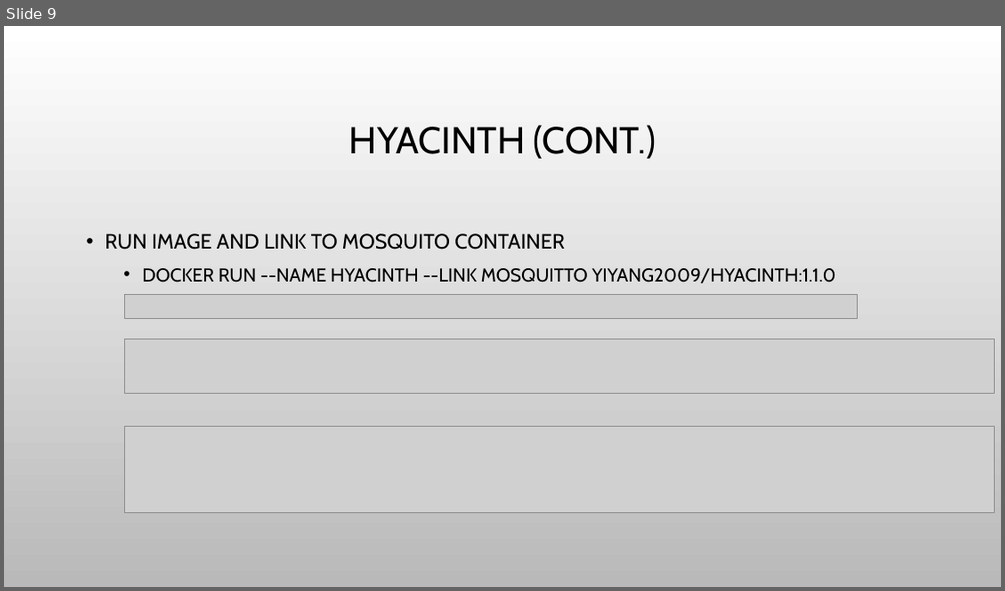
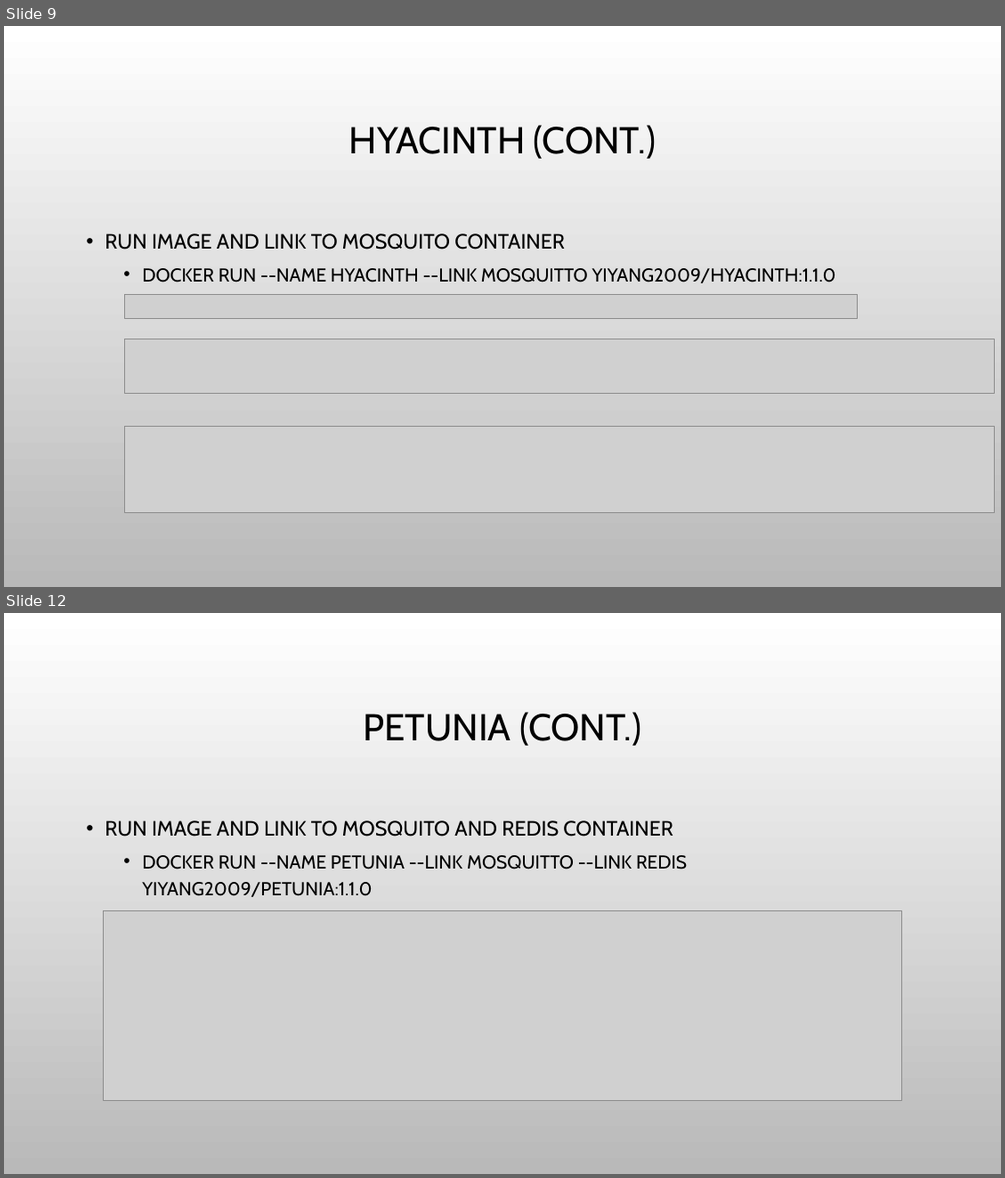
Before and after one commit to haixiang1977/iris, a slide deck: Docker architect.pptx. Shown one above the other, each under a label of ours: slide 9 before the commit, slides 9 and 12 after it; the slides between them are not shown. The pictures are 1005x591 and 1005x1178 pixels, drawn with LibreOffice and Linux fonts; fonts in the diff are those of the drawing; grey boxes stand for pictures; background and template pictures are left out. Boxes give left, top, right and bottom in pixels: in the first picture for what was removed or moved away, otherwise in the second. Text is boxed around its words. In the diff, an @@ line names an element or a change of style, - is before the commit and + after.

Commit message:
Update Petunia

```diff
--- a/Docker architect.pptx
+++ b/Docker architect.pptx
@@ slide 12 added at bbox=[4, 613, 1001, 1174], background picture (left out) @@
@@ title added at bbox=[364, 712, 641, 746], 36 pt, text #000000 @@
+PETUNIA (CONT.)
@@ text added at bbox=[105, 820, 687, 911], 18 pt, text #000000 @@
+• RUN IMAGE AND LINK TO MOSQUITO AND REDIS CONTAINER
+  • DOCKER RUN --NAME PETUNIA --LINK MOSQUITTO --LINK REDIS YIYANG2009/PETUNIA:1.1.0
+    • WITH –D CAN DETACH
@@ picture added at bbox=[104, 910, 901, 1101] @@
```
Also in this commit, not shown: 1 slide changed, 4 other slides added.
